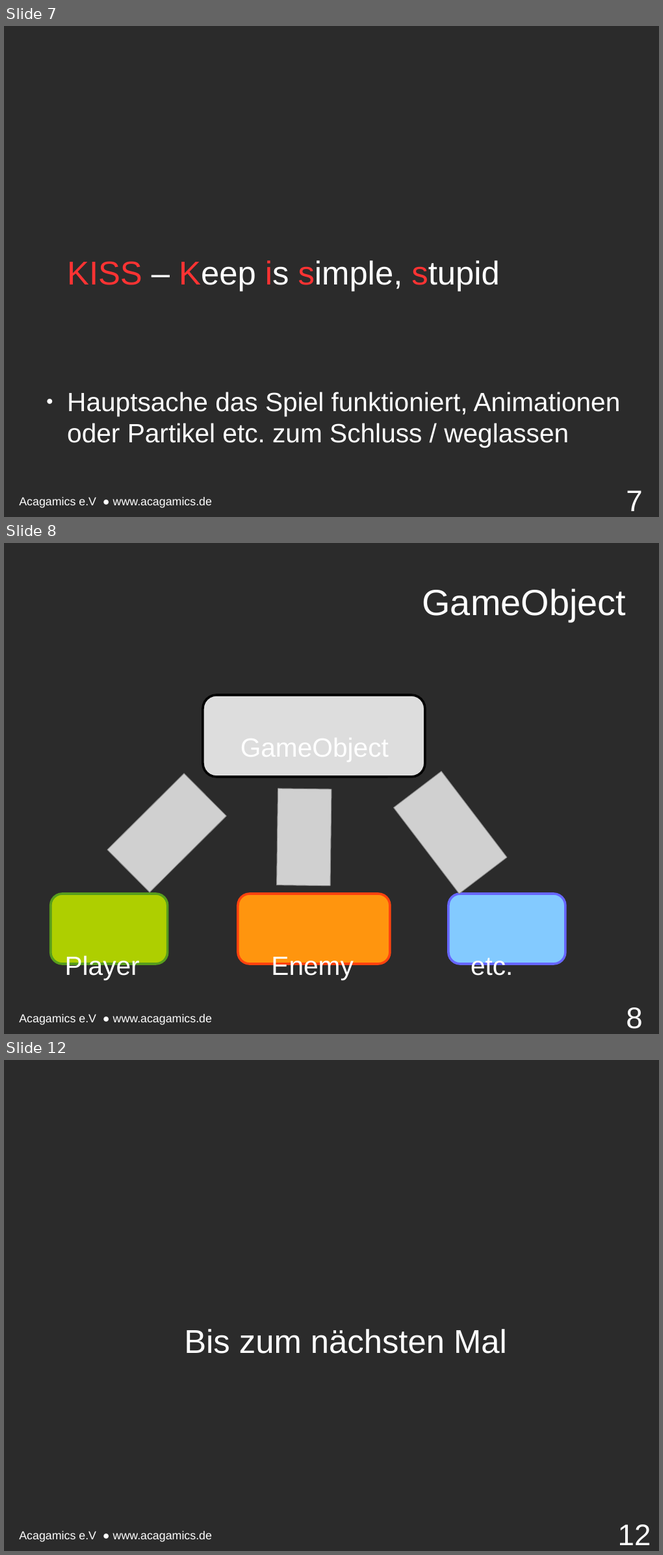
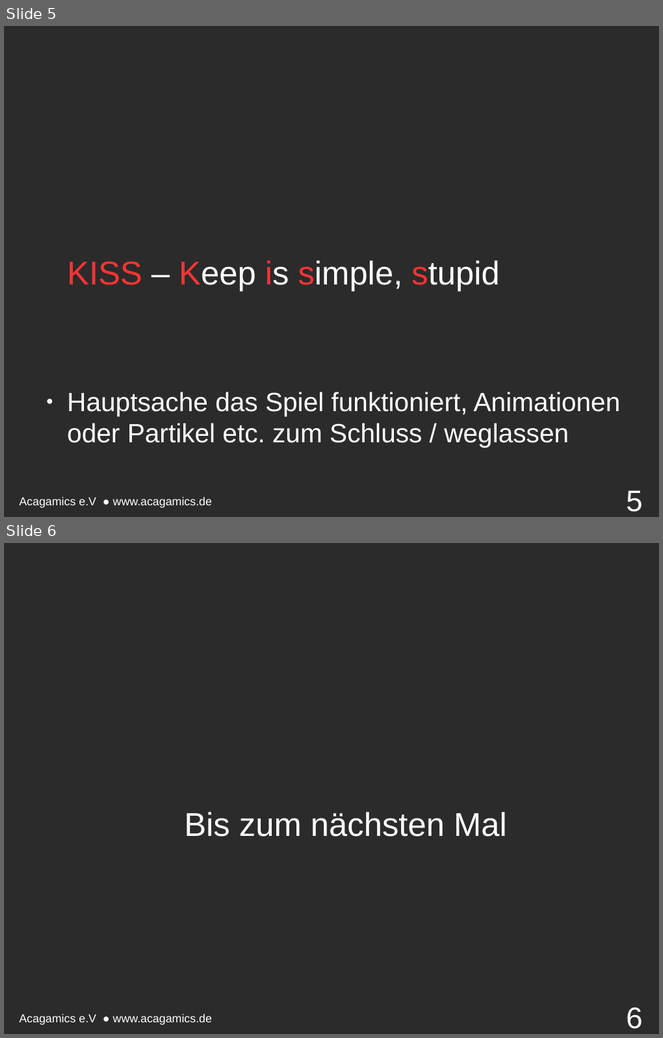
Before and after one commit to endert/Intro2D, a slide deck: 10. Vorlesung 16.12.15/10. Vorstellung.odp. Shown one above the other, each under a label of ours: slides 7, 8 and 12 before the commit, slides 5 and 6 after it; the slides between them are not shown. The pictures are 663x1555 and 663x1038 pixels, drawn with LibreOffice and Linux fonts; fonts in the diff are those of the drawing; grey boxes stand for pictures; background and template pictures are left out; a plain dark background stands for a picture behind light text. Boxes give left, top, right and bottom in pixels: in the first picture for what was removed or moved away, otherwise in the second. Text is boxed around its words. In the diff, an @@ line names an element or a change of style, - is before the commit and + after.

```diff
--- a/10. Vorlesung 16.12.15/10. Vorstellung.odp
+++ b/10. Vorlesung 16.12.15/10. Vorstellung.odp
@@ slide 8 removed at (4, 543, 659, 1034), background picture (left out); not listed: 1 template element that a slide beside it also shows @@
@@ title removed at (423, 589, 626, 622) @@
-GameObject
@@ rounded rectangle removed at (203, 695, 426, 777) @@
@@ picture removed at (107, 774, 226, 893) @@
@@ picture removed at (394, 772, 507, 894) @@
@@ picture removed at (277, 789, 332, 886) @@
@@ rounded rectangle removed at (50, 895, 168, 965) @@
@@ rounded rectangle removed at (238, 895, 391, 965) @@
@@ rounded rectangle removed at (449, 895, 566, 965) @@
@@ text removed at (65, 954, 513, 980) @@
-GameObject
-Player Enemy etc.
@@ page number removed at (626, 1008, 642, 1029) @@
-8
@@ what was slide 7 is now slide 5 @@
@@ page number at (626, 491, 642, 512): text changed @@
-7
+5
@@ what was slide 12 is now slide 6 @@
@@ page number at (626, 1008, 642, 1029): text changed @@
-12
+6
```
Also in this commit, not shown: 1 slide changed, 5 other slides removed, 51 other files.
